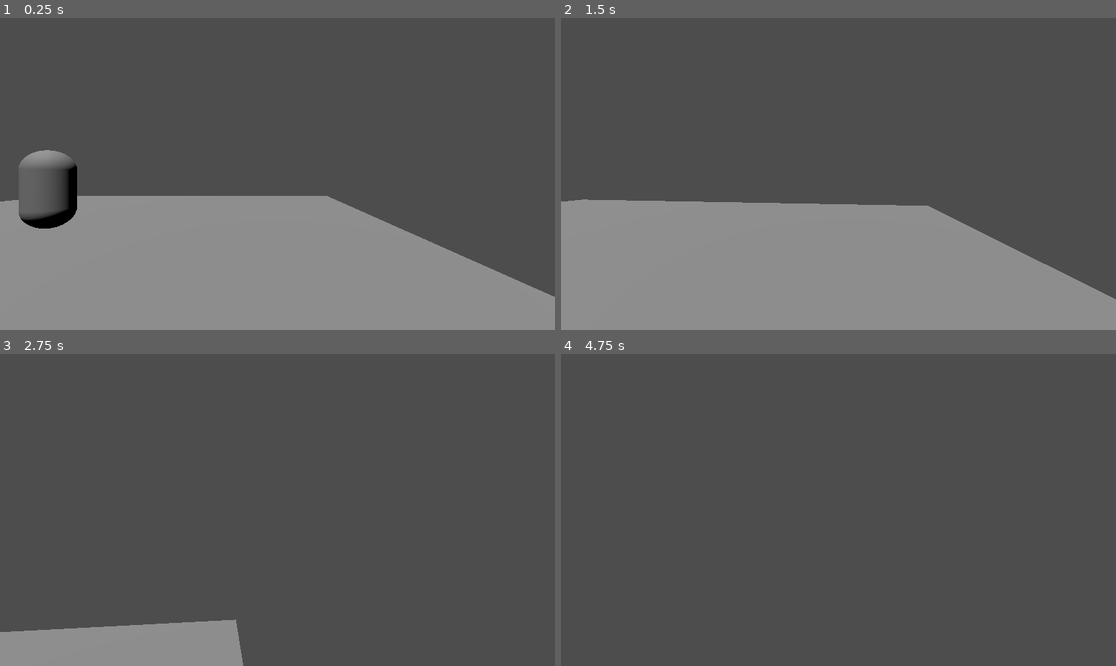
Above: before the commit, frames 1-4 (two rows, left to right).
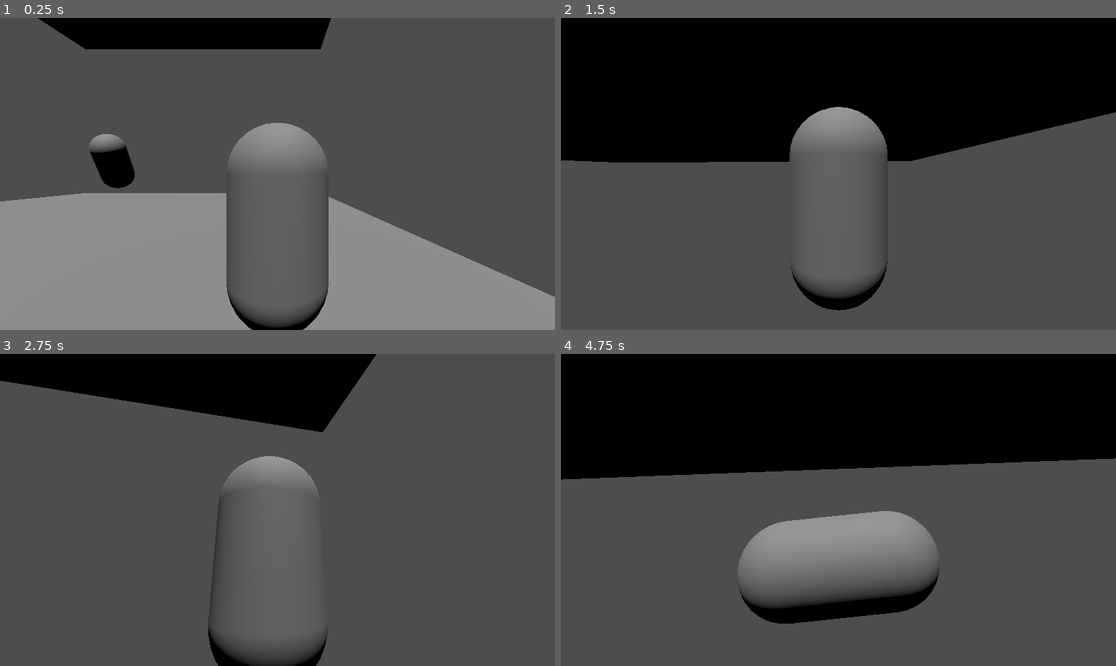
Above: after the commit, the same moments.

Repository: Noob-97/badideasjam
Game: Godot game, scene res://first_level.tscn
The game is run twice, just before and just after one commit, with the same random seed, the same clock (stepped at 60 frames per second) and the same inputs.
Inputs (mouse positions are in pixels of both pictures, inside the frame that each line leads up to):
- Up to frame 1 (0.25 s): no input
- Up to frame 2 (1.5 s): move the mouse to (866, 174) at 0.52 s; hold W (forward) from 0.53 s (still down); right-click (866, 174) at 0.6 s; tap Space (jump) at 0.77 s; move the mouse to (810, 174) at 1.27 s; tap L (unlock_mouse) at 1.35 s
- Up to frame 3 (2.75 s): tap Space (jump) at 1.52 s; right-click (249, 510) at 1.55 s; move the mouse to (333, 441) at 2.02 s; release W (forward) at 2.03 s; hold D (right) from 2.03 s (still down); right-click (333, 441) at 2.1 s
- Up to frame 4 (4.75 s): move the mouse to (810, 572) at 2.77 s; release D (right) at 2.78 s; hold W (forward) 2.78-3.53 s; right-click (810, 572) at 2.85 s; tap Space (jump) at 3.02, 3.77, 4.52 s; move the mouse to (1005, 556) at 3.52 s; hold A (left) 3.53-4.28 s; hold L (unlock_mouse) 3.53-4.28 s; right-click (1005, 556) at 3.8 s; move the mouse to (794, 506) at 4.27 s; hold W (forward) from 4.28 s (still down); right-click (794, 506) at 4.35 s

The runs differ from the first frame. In frame 1, 17% of the frame differs, in the area x 3-60%, y 0-100%; in frame 2, 78%, in the area x 0-100%, y 0-100%; in frame 3, 18%; in frame 4, 45%.

Commit message:
Gravity Control and Rotation*
*Camera not rotating and character movement controls invert after rotating and is unable to jump

Diff:
--- a/Scripts/Components/Player.gd
+++ b/Scripts/Components/Player.gd
@@ -4,11 +4,13 @@
 @export var char_component: CharacterComponent
 @export var head: Node3D
 @export var camera: Camera3D
+@export var above: RayCast3D
 var prev_rotation: Vector3
 var prev_mouse_move: float
 var jump_buffer: bool = false
 var buffer_time: float = 0.1
 var prev_delta: float
+var rotate: bool = false
 
 func _input(event):
 	if event.is_action_pressed("unlock_mouse"):
@@ -39,6 +41,14 @@
 		char_component.jump(delta)
 		await get_tree().create_timer(buffer_time).timeout
 		jump_buffer = false
+	if Input.is_action_just_pressed("change_gravity"):
+		char_component.gravity = -char_component.gravity
+		rotate = true
+
+	if rotate and above.is_colliding():
+		var tween = get_tree().create_tween()
+		tween.tween_property(self, "rotation_degrees", Vector3(rotation_degrees.x, rotation_degrees.y, 180), 0.5)
+		rotate = false
 
 func _on_touched_ground() -> void:
 	if jump_buffer:
--- /dev/null
+++ b/Scripts/rotate.gd
@@ -0,0 +1,7 @@
+extends CharacterBody3D
+
+
+# Called every frame. 'delta' is the elapsed time since the previous frame.
+func _physics_process(delta: float) -> void:
+	rotate_x(1.8 * delta)
+	print(0.18 * delta)
--- a/first_level.tscn
+++ b/first_level.tscn
@@ -1,6 +1,7 @@
 [gd_scene format=3 uid="uid://rw2asykoil7w"]
 
 [ext_resource type="PackedScene" uid="uid://bi5nw562aceo6" path="res://player.tscn" id="1_5puvx"]
+[ext_resource type="Script" uid="uid://5jxlp4s0y0k0" path="res://Scripts/rotate.gd" id="1_fnyhn"]
 
 [sub_resource type="PlaneMesh" id="PlaneMesh_ccbq8"]
 
@@ -9,32 +10,40 @@
 
 [sub_resource type="CapsuleMesh" id="CapsuleMesh_5puvx"]
 
-[sub_resource type="BoxShape3D" id="BoxShape3D_ccbq8"]
-size = Vector3(1, 2.0950928, 1)
+[sub_resource type="CapsuleShape3D" id="CapsuleShape3D_fnyhn"]
 
 [node name="Node3D" type="Node3D" unique_id=1201078613]
 
-[node name="MeshInstance3D" type="MeshInstance3D" parent="." unique_id=755494159]
-transform = Transform3D(9.251711, 0, 0, 0, 1, 0, 0, 0, 8.695486, 0, 0, 0)
+[node name="POSITIVE" type="MeshInstance3D" parent="." unique_id=755494159]
+transform = Transform3D(9.251711, 0, 0, 0, -1, 7.6018364e-07, 0, -8.742278e-08, -8.695487, 0, 11.322435, 0)
 mesh = SubResource("PlaneMesh_ccbq8")
 
-[node name="StaticBody3D" type="StaticBody3D" parent="MeshInstance3D" unique_id=628171299]
+[node name="StaticBody3D" type="StaticBody3D" parent="POSITIVE" unique_id=628171299]
 
-[node name="CollisionShape3D" type="CollisionShape3D" parent="MeshInstance3D/StaticBody3D" unique_id=1199133397]
+[node name="CollisionShape3D" type="CollisionShape3D" parent="POSITIVE/StaticBody3D" unique_id=1199133397]
 shape = SubResource("BoxShape3D_5puvx")
 
 [node name="CharacterBody3D" type="CharacterBody3D" parent="." unique_id=732931094]
+transform = Transform3D(1, 0, 0, 0, 1, 0, 0, 0, 1, 0, 1.9329917, 0)
+script = ExtResource("1_fnyhn")
 
 [node name="MeshInstance3D2" type="MeshInstance3D" parent="CharacterBody3D" unique_id=1282760106]
-transform = Transform3D(1, 0, 0, 0, 1, 0, 0, 0, 1, 0, 1.1093512, 0)
 mesh = SubResource("CapsuleMesh_5puvx")
 
 [node name="CollisionShape3D" type="CollisionShape3D" parent="CharacterBody3D" unique_id=1571309763]
-transform = Transform3D(1, 0, 0, 0, 1, 0, 0, 0, 1, 0, 1.0521221, 0)
-shape = SubResource("BoxShape3D_ccbq8")
+shape = SubResource("CapsuleShape3D_fnyhn")
 
 [node name="Player" parent="." unique_id=1187361912 instance=ExtResource("1_5puvx")]
 transform = Transform3D(1, 0, 0, 0, 1, 0, 0, 0, 1, 5.8664703, 1.075417, 5.2380433)
 
 [node name="DirectionalLight3D" type="DirectionalLight3D" parent="." unique_id=1002897708]
 transform = Transform3D(1, 0, 0, 0, 0.40952504, 0.91229886, 0, -0.91229886, 0.40952504, 0, 7.577949, 0)
+
+[node name="NEGATIVE" type="MeshInstance3D" parent="." unique_id=94058300]
+transform = Transform3D(9.251711, 0, 0, 0, 1, 0, 0, 0, 8.695486, 0, 0, 0)
+mesh = SubResource("PlaneMesh_ccbq8")
+
+[node name="StaticBody3D" type="StaticBody3D" parent="NEGATIVE" unique_id=1836867972]
+
+[node name="CollisionShape3D" type="CollisionShape3D" parent="NEGATIVE/StaticBody3D" unique_id=501129273]
+shape = SubResource("BoxShape3D_5puvx")
--- a/player.tscn
+++ b/player.tscn
@@ -13,11 +13,12 @@
 [sub_resource type="BoxMesh" id="BoxMesh_8gbba"]
 material = SubResource("StandardMaterial3D_bo1nx")
 
-[node name="Player" type="CharacterBody3D" unique_id=1187361912 node_paths=PackedStringArray("char_component", "head", "camera")]
+[node name="Player" type="CharacterBody3D" unique_id=1187361912 node_paths=PackedStringArray("char_component", "head", "camera", "above")]
 script = ExtResource("1_cvnsp")
 char_component = NodePath("CharacterComponent")
 head = NodePath("CameraHandler/head")
 camera = NodePath("CameraHandler/head/Camera3D")
+above = NodePath("GravityRaycasts/Above")
 
 [node name="CameraHandler" type="Node3D" parent="." unique_id=1502466934]
 transform = Transform3D(1, 0, 0, 0, 1, 0, 0, 0, 1, 0.0030871034, 0.55472654, -0.07312393)
@@ -26,6 +27,7 @@
 [node name="head" type="Node3D" parent="CameraHandler" unique_id=1814881882]
 
 [node name="Camera3D" type="Camera3D" parent="CameraHandler/head" unique_id=587745314]
+transform = Transform3D(1, 0, 0, 0, 1, 0, 0, 0, 1, 0, 0, 2.0424573)
 cull_mask = 1048063
 
 [node name="CollisionShape3D" type="CollisionShape3D" parent="." unique_id=532609218]
@@ -54,3 +56,13 @@
 character_body = NodePath("..")
 stair_below_rc = NodePath("../StairRaycasts/StairsBelowRayCast3D")
 stair_ahead_rc = NodePath("../StairRaycasts/StairsAheadRayCast3D")
+
+[node name="GravityController" type="Node" parent="." unique_id=568038806]
+
+[node name="GravityRaycasts" type="Node" parent="." unique_id=1550040829]
+
+[node name="Below" type="RayCast3D" parent="GravityRaycasts" unique_id=884191254]
+target_position = Vector3(0, -5, 0)
+
+[node name="Above" type="RayCast3D" parent="GravityRaycasts" unique_id=1369559158]
+target_position = Vector3(0, 5, 0)
--- a/project.godot
+++ b/project.godot
@@ -51,6 +51,11 @@
 "events": [Object(InputEventKey,"resource_local_to_scene":false,"resource_name":"","device":-1,"window_id":0,"alt_press …(191 unchanged characters)…
 ]
 }
+change_gravity={
+"deadzone": 0.2,
+"events": [Object(InputEventMouseButton,"resource_local_to_scene":false,"resource_name":"","device":-1,"window_id":0,"alt_pressed":false,"shift_pressed":false,"ctrl_pressed":false,"meta_pressed":false,"button_mask":0,"position":Vector2(0, 0),"global_position":Vector2(0, 0),"factor":1.0,"button_index":2,"canceled":false,"pressed":false,"double_click":false,"script":null)
+]
+}
 
 [physics]
 
Not shown, added: Scripts/rotate.gd.uid
